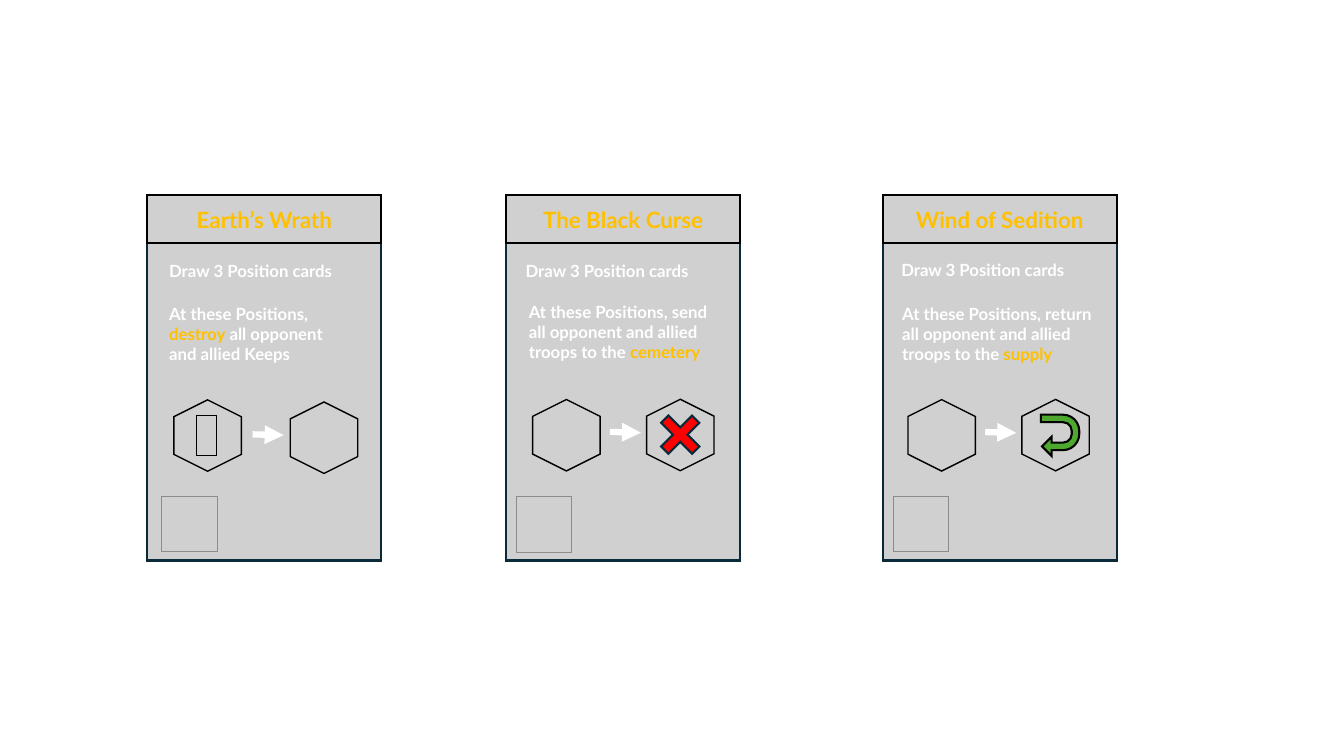
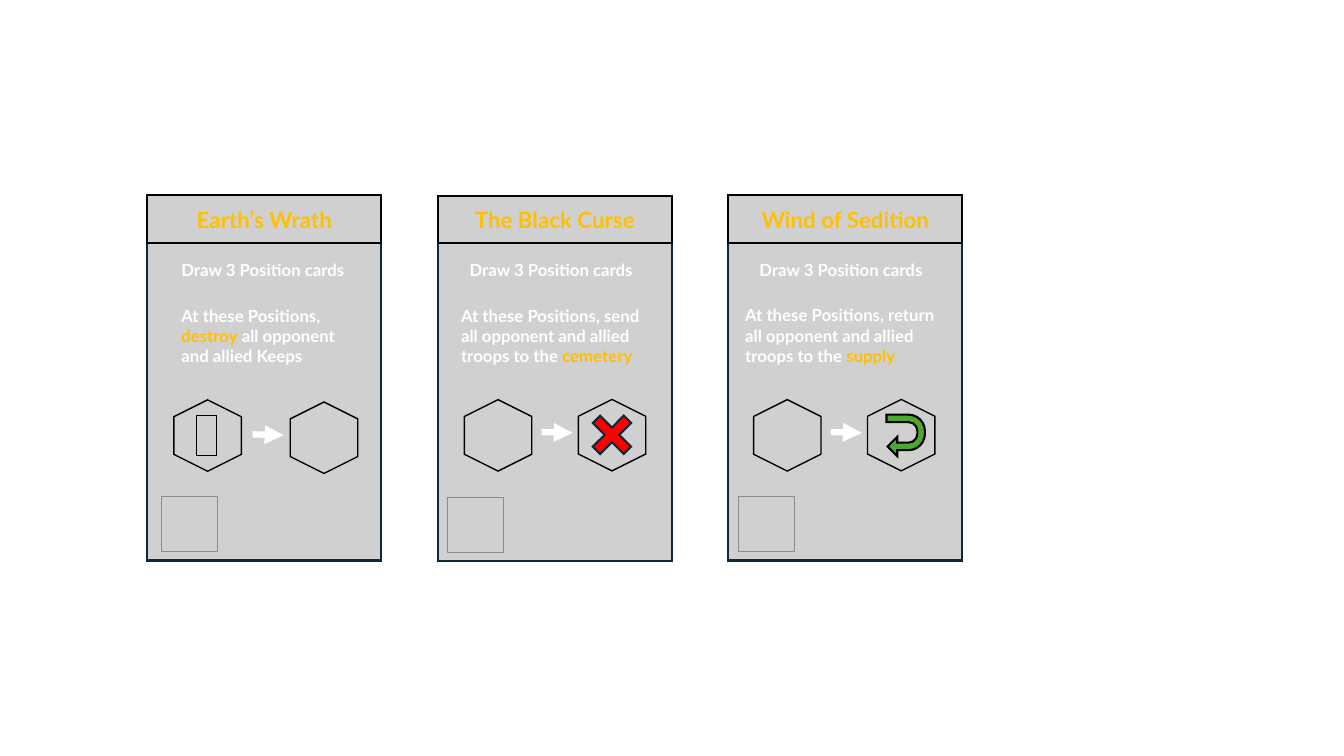
Before and after one commit to LucasBorboleta/Terre-de-Barons, a slide deck: slide 6 of pictures/Deck-en/Deck-en.pptx. Drawn at 1344x756 pixels with LibreOffice and Linux fonts; fonts in the diff are those of the drawing; grey boxes stand for pictures; background and template pictures are left out. Boxes give left, top, right and bottom in pixels: in the first picture for what was removed or moved away, otherwise in the second. Text is boxed around its words. In the diff, an @@ line names an element or a change of style, - is before the commit and + after.

```diff
--- a/pictures/Deck-en/Deck-en.pptx
+++ b/pictures/Deck-en/Deck-en.pptx
@@ text "Draw 3 Position cards": place and size @@
-text "Draw 3 Position cards" at (169,265,333,277)
+text "Draw 3 Position cards" at (181,264,345,276)
@@ text "Draw 3 Position cards": place and size @@
-text "Draw 3 Position cards" at (526,265,689,277)
+text "Draw 3 Position cards" at (470,264,633,276)
@@ text "Draw 3 Position cards": place and size @@
-text "Draw 3 Position cards" at (901,264,1065,276)
+text "Draw 3 Position cards" at (759,264,923,276)
@@ text "At these Positions, destroy all ...": place and size @@
-text "At these Positions, destroy all ..." at (169,308,322,362)
+text "At these Positions, destroy all ..." at (181,310,335,364)
@@ text "At these Positions, send all ...": place and size @@
-text "At these Positions, send all ..." at (529,306,707,361)
+text "At these Positions, send all ..." at (461,310,639,365)
@@ text "At these Positions, return all ...": place and size @@
-text "At these Positions, return all ..." at (902,308,1091,363)
+text "At these Positions, return all ..." at (745,309,934,365)
@@ 2 pictures, 1 cross: place and size @@
-2 pictures, 1 cross at (532,399,714,471)
+2 pictures, 1 cross at (465,399,646,471)
@@ 4 pictures, 1 arrow, 1 uturn arrow: place and size @@
-4 pictures, 1 arrow, 1 uturn arrow at (883,196,1117,561)
+4 pictures, 1 arrow, 1 uturn arrow at (729,196,963,561)
@@ 2 pictures, 1 arrow: place and size @@
-2 pictures, 1 arrow at (506,196,740,561)
+2 pictures, 1 arrow at (438,196,671,561)
@@ picture added at (448,497,503,553) @@
@@ picture removed at (516,497,572,553) @@
@@ picture added at (739,497,795,553) @@
@@ picture removed at (893,497,949,553) @@
```
Also in this commit, not shown: 2 other slides changed, 2 slides added, 2 slides removed, 6 other files.
